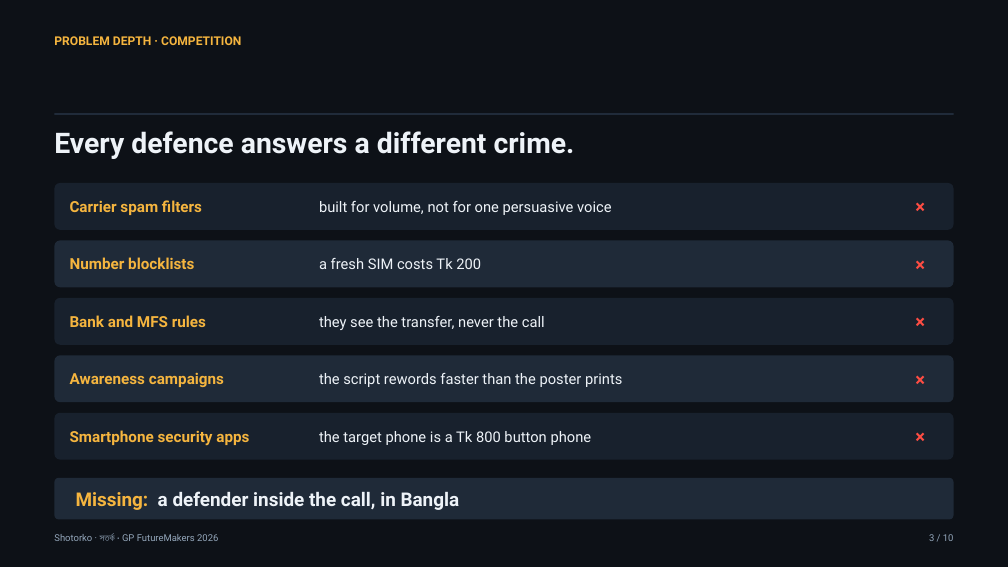
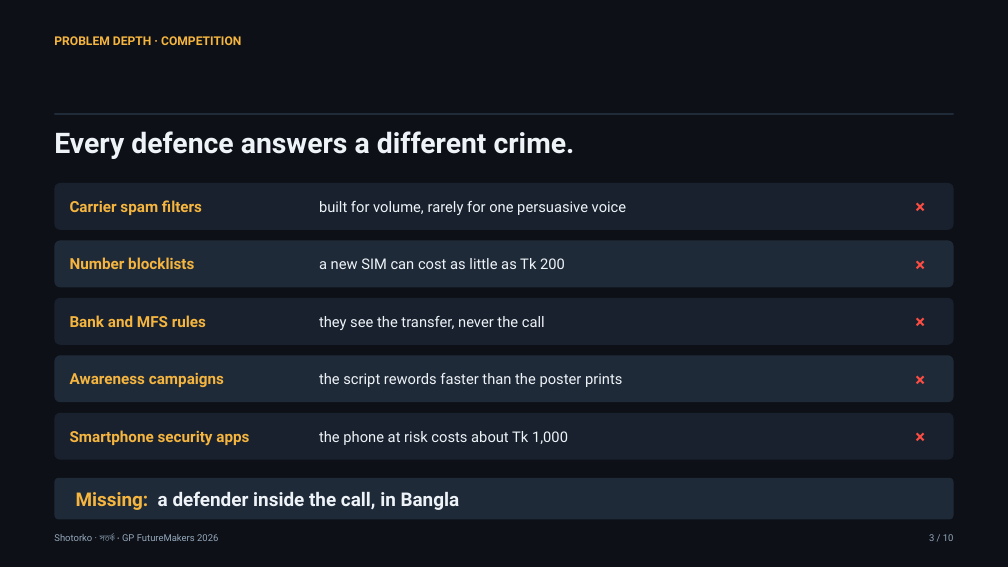
Before and after one commit to Mayamoho/shotorko-ai, a slide deck: slide 3 of pitch/Shotorko-GP-FutureMakers-2026.pptx. Drawn at 1008x567 pixels with LibreOffice and Linux fonts; fonts in the diff are those of the drawing. Boxes give left, top, right and bottom in pixels: in the first picture for what was removed or moved away, otherwise in the second. Text is boxed around its words. In the diff, an @@ line names an element or a change of style, - is before the commit and + after.

```diff
--- a/pitch/Shotorko-GP-FutureMakers-2026.pptx
+++ b/pitch/Shotorko-GP-FutureMakers-2026.pptx
@@ text at box(319, 201, 627, 215): text changed @@
-built for volume, not for one persuasive voice
+built for volume, rarely for one persuasive voice
@@ text at box(319, 258, 565, 269): text changed @@
-a fresh SIM costs Tk 200
+a new SIM can cost as little as Tk 200
@@ text at box(319, 431, 568, 445): text changed @@
-the target phone is a Tk 800 button phone
+the phone at risk costs about Tk 1,000
```
Also in this commit, not shown: 5 other slides changed, 5 other files.
